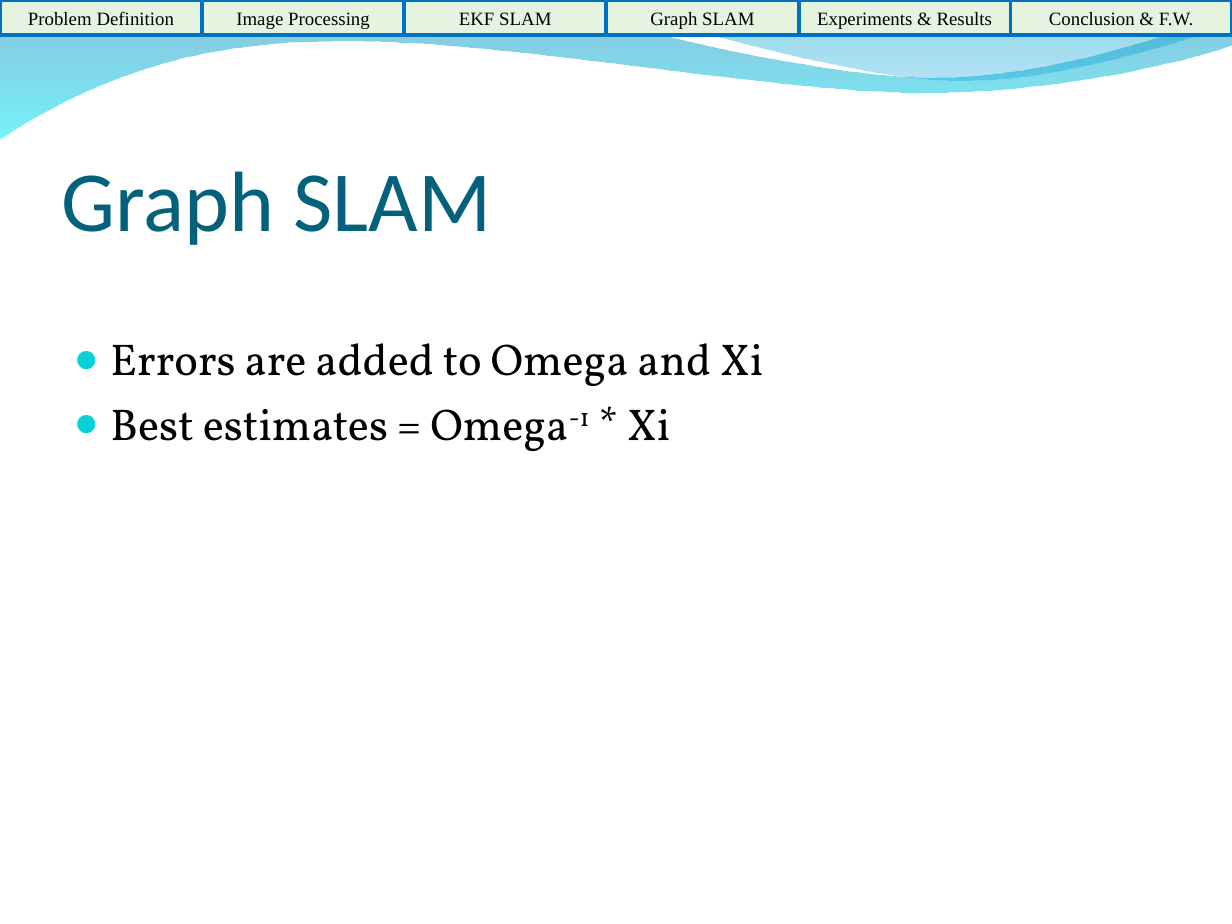
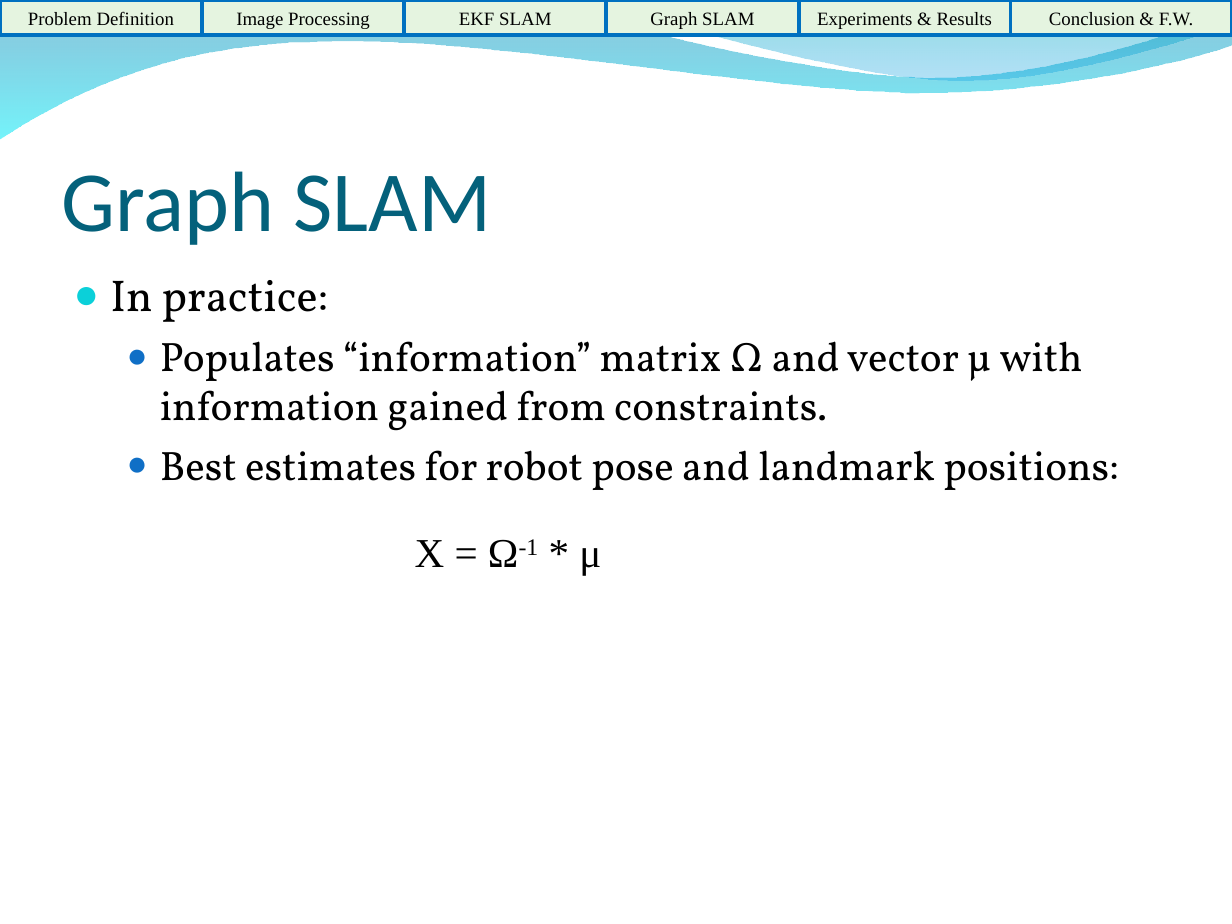
Before and after one commit to HerkyJerky/NAO-ALPHA-AS-FUCK-ROBOTS, a slide deck: slide 11 of Presentation Parts/Final Presentation.ppt. Drawn at 1232x924 pixels with LibreOffice and Linux fonts; fonts in the diff are those of the drawing; background and template pictures are left out. Boxes give left, top, right and bottom in pixels: in the first picture for what was removed or moved away, otherwise in the second. Text is boxed around its words. In the diff, an @@ line names an element or a change of style, - is before the commit and + after.

```diff
--- a/Presentation Parts/Final Presentation.ppt
+++ b/Presentation Parts/Final Presentation.ppt
@@ text at (x1=110, y1=280, x2=1119, y2=490): text changed; size 26 to 24 pt @@
-● Errors are added to Omega and Xi
-● Best estimates = Omega-1 * Xi
+● In practice:
+  ● Populates “information” matrix Ω and vector μ with information gained from constraints.
+  ● Best estimates for robot pose and landmark positions:
@@ text added at (x1=415, y1=539, x2=601, y2=575), 24 pt, text #000000 @@
+X = Ω-1 * μ
```
Also in this commit, not shown: 2 other slides changed, 1 slide added.
